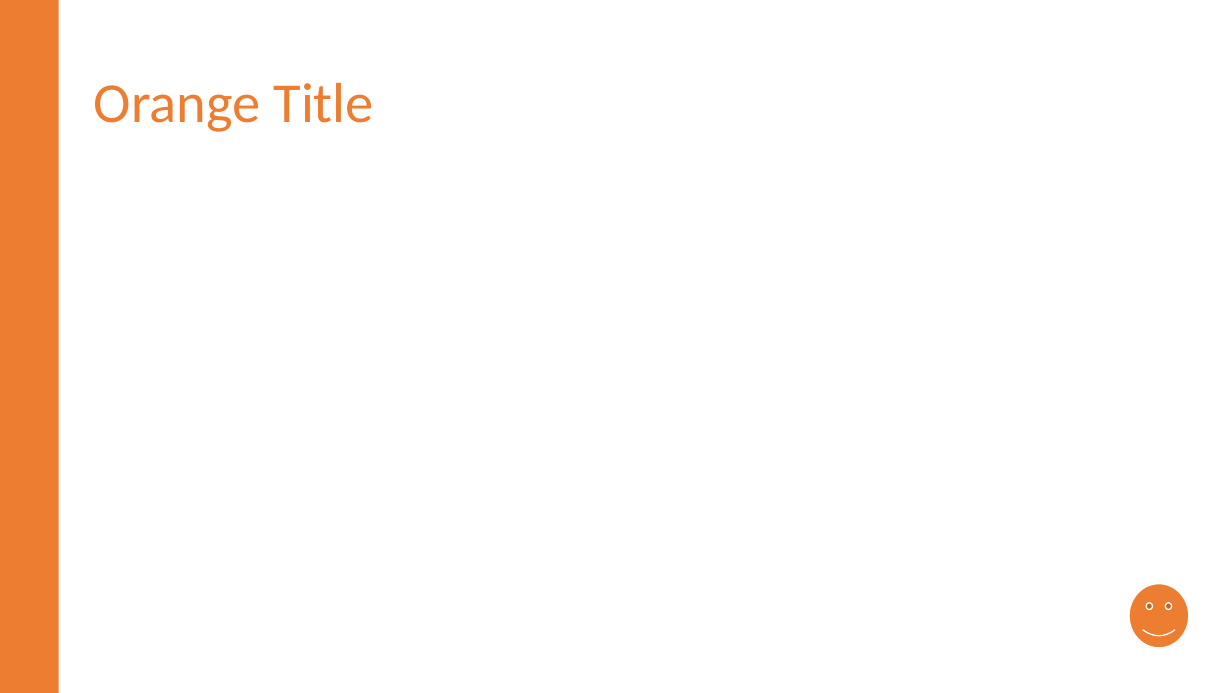
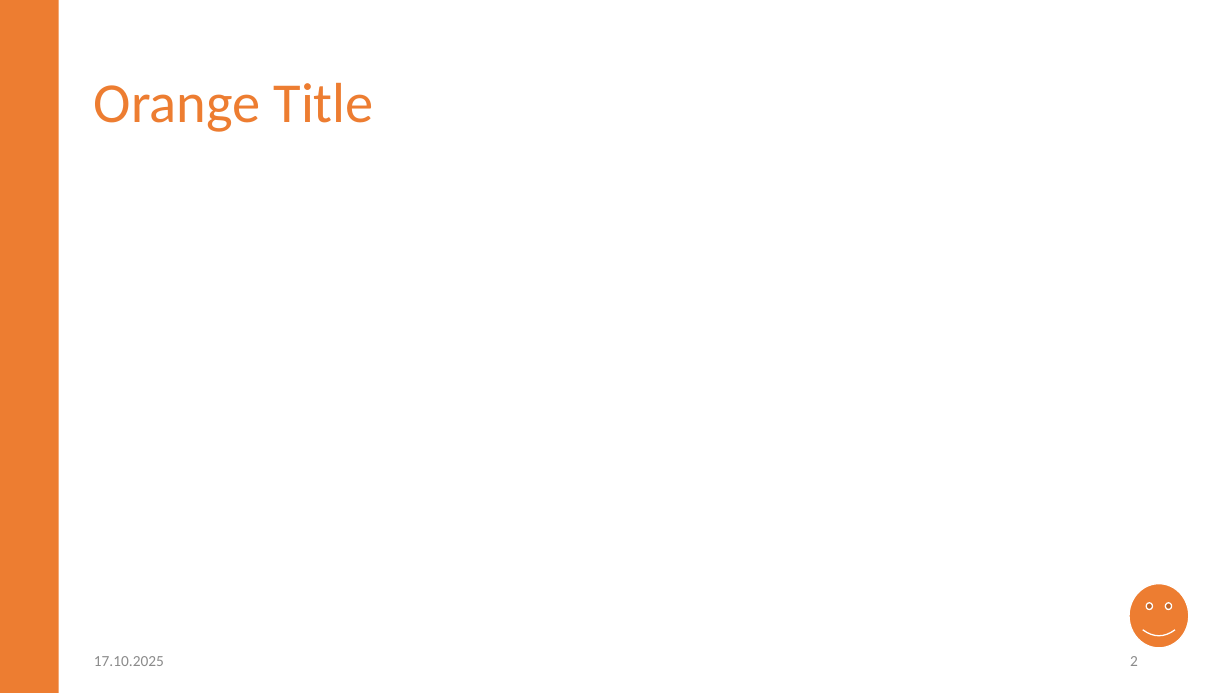
Before and after one commit to singerla/pptx-automizer, a slide deck: slide 2 of __tests__/pptx-templates/SlidesWithAdditionalMaster.pptx. Drawn at 1232x693 pixels with LibreOffice and Linux fonts; fonts in the diff are those of the drawing. Boxes give left, top, right and bottom in pixels: in the first picture for what was removed or moved away, otherwise in the second. Text is boxed around its words. In the diff, an @@ line names an element or a change of style, - is before the commit and + after.

```diff
--- a/__tests__/pptx-templates/SlidesWithAdditionalMaster.pptx
+++ b/__tests__/pptx-templates/SlidesWithAdditionalMaster.pptx
@@ text added at <box>94,656,164,666</box>, 12 pt, text #8C8C8C @@
+17.10.2025
@@ page number added at <box>1130,656,1138,666</box>, 12 pt, text #8C8C8C @@
+2
```
Also in this commit, not shown: 1 other slide changed, 15 other files.
